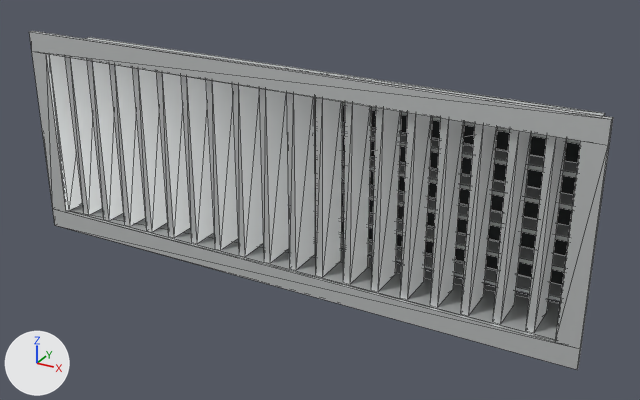
An edit to the glTF model STAIANO-3D/public/models/ecoclima/eba/ecoclima-eba-400x150.glb, drawn before and after from the same camera.
Camera for both pictures: a camera (50 mm lens) standing at (0.276, -0.443, 0.217) and looking at (0.019, 0.026, -0.017). Every picture has the same lights, and +X, +Y and +Z are marked at lower left. The first picture is the older version. Mesh edges are drawn as thin lines.
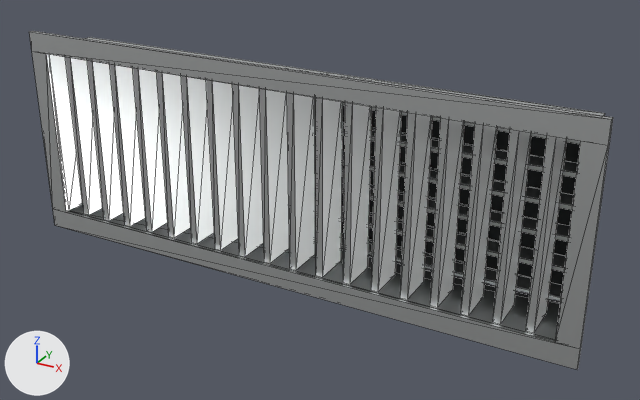
The change, as JSON lines over the scene's bpy script:
```json
{"op": "set", "path": "mat_profile_metallo.metallic", "old": "0.55", "new": "0.95"}
{"op": "set", "path": "mat_profile_metallo.roughness", "old": "0.42", "new": "0.36"}
```

Changed parts and their boxes [x1, y1, x2, y2] in the pictures (640 x 400 px):
```json
{"object": "Profile_cornice", "change": "surface changed", "before": [29, 31, 613, 145], "after": [29, 31, 613, 145]}
{"object": "Profile_cornice.001", "change": "surface changed", "before": [53, 209, 581, 370], "after": [53, 209, 581, 370]}
{"object": "Profile_cornice.003", "change": "surface changed", "before": [556, 141, 609, 349], "after": [556, 141, 609, 349]}
{"object": "Profile_ritorno.001", "change": "surface changed", "before": [70, 205, 560, 339], "after": [70, 205, 560, 339]}
{"object": "Profile_aletta_verticale.009", "change": "surface changed", "before": [287, 93, 315, 270], "after": [287, 93, 315, 270]}
{"object": "Profile_aletta_verticale.010", "change": "surface changed", "before": [316, 98, 343, 277], "after": [316, 98, 343, 277]}
{"object": "Profile_aletta_verticale.008", "change": "surface changed", "before": [259, 88, 289, 263], "after": [259, 88, 289, 263]}
{"object": "Profile_aletta_verticale.007", "change": "surface changed", "before": [232, 84, 263, 256], "after": [232, 84, 263, 256]}
{"object": "Profile_aletta_verticale.006", "change": "surface changed", "before": [206, 80, 238, 250], "after": [206, 80, 238, 250]}
{"object": "Profile_aletta_verticale.005", "change": "surface changed", "before": [181, 76, 214, 244], "after": [181, 76, 214, 244]}
{"object": "Profile_aletta_verticale.016", "change": "surface changed", "before": [493, 129, 532, 324], "after": [493, 129, 532, 324]}
{"object": "Profile_aletta_verticale.004", "change": "surface changed", "before": [156, 72, 191, 238], "after": [156, 72, 191, 238]}
{"object": "Profile_aletta_verticale.017", "change": "surface changed", "before": [526, 135, 567, 333], "after": [526, 135, 567, 333]}
{"object": "Profile_aletta_verticale.003", "change": "surface changed", "before": [133, 68, 168, 232], "after": [133, 68, 168, 232]}
{"object": "Profile_aletta_verticale.002", "change": "surface changed", "before": [109, 64, 145, 226], "after": [109, 64, 145, 226]}
{"object": "Profile_aletta_verticale.001", "change": "surface changed", "before": [87, 60, 124, 221], "after": [87, 60, 124, 221]}
{"object": "Profile_aletta_verticale", "change": "surface changed", "before": [65, 57, 103, 215], "after": [65, 57, 103, 215]}
{"object": "Profile_cornice.002", "change": "surface changed", "before": [32, 51, 69, 212], "after": [32, 51, 69, 212]}
{"object": "Profile_ritorno.002", "change": "surface changed", "before": [50, 54, 82, 211], "after": [50, 54, 82, 211], "on screen": "lighter"}
{"object": "Profile_ritorno", "change": "surface changed", "before": [85, 37, 605, 116], "after": [85, 37, 605, 116]}
{"object": "Profile_aletta_orizzontale", "change": "surface changed", "before": [315, 226, 562, 302], "after": [315, 226, 562, 302]}
{"object": "Profile_aletta_orizzontale.001", "change": "surface changed", "before": [315, 200, 566, 272], "after": [315, 200, 566, 272]}
{"object": "Profile_aletta_orizzontale.002", "change": "surface changed", "before": [315, 173, 570, 242], "after": [315, 173, 570, 242]}
{"object": "Profile_aletta_orizzontale.003", "change": "surface changed", "before": [315, 145, 574, 210], "after": [315, 145, 574, 210]}
{"object": "Profile_aletta_orizzontale.004", "change": "surface changed", "before": [315, 117, 578, 178], "after": [315, 117, 578, 178]}
{"object": "Interno", "change": "unchanged, covered by the edit", "before": [315, 101, 580, 285]}
```
